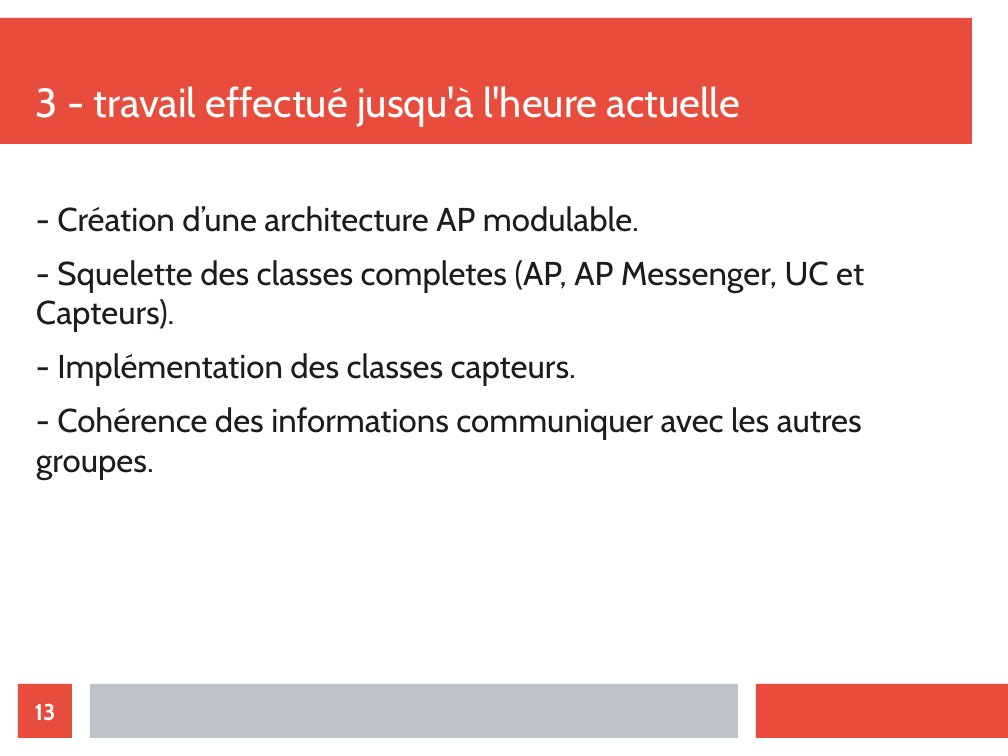
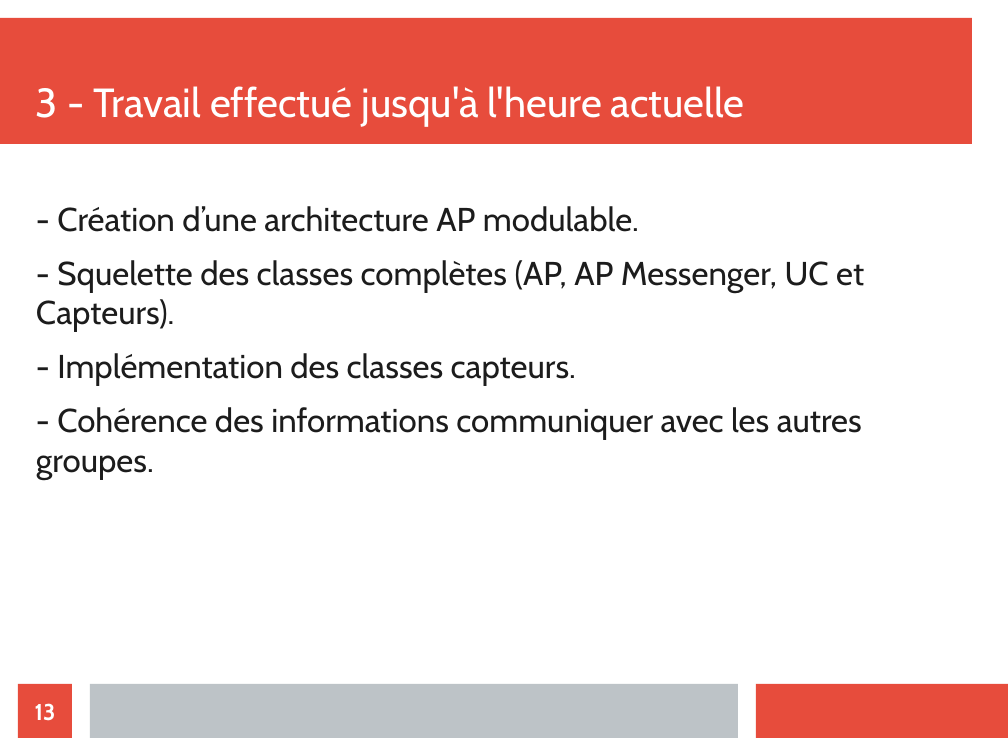
Before and after one commit to athmanmekh/AuttoPIlote-X-OPEN-PILOT, a slide deck: slide 13 of presentation/diapoPresentation.odp. Drawn at 1008x756 pixels with LibreOffice and Linux fonts; fonts in the diff are those of the drawing. Boxes give left, top, right and bottom in pixels: in the first picture for what was removed or moved away, otherwise in the second. Text is boxed around its words. In the diff, an @@ line names an element or a change of style, - is before the commit and + after.

```diff
--- a/presentation/diapoPresentation.odp
+++ b/presentation/diapoPresentation.odp
@@ title at [36, 86, 745, 127]: text changed @@
-3 - travail effectué jusqu'à l'heure actuelle
+3 - Travail effectué jusqu'à l'heure actuelle
@@ text at [36, 260, 864, 332]: text changed @@
-- Squelette des classes completes (AP, AP Messenger, UC et Capteurs).
+- Squelette des classes complètes (AP, AP Messenger, UC et Capteurs).
```
Also in this commit, not shown: 13 other slides changed.
